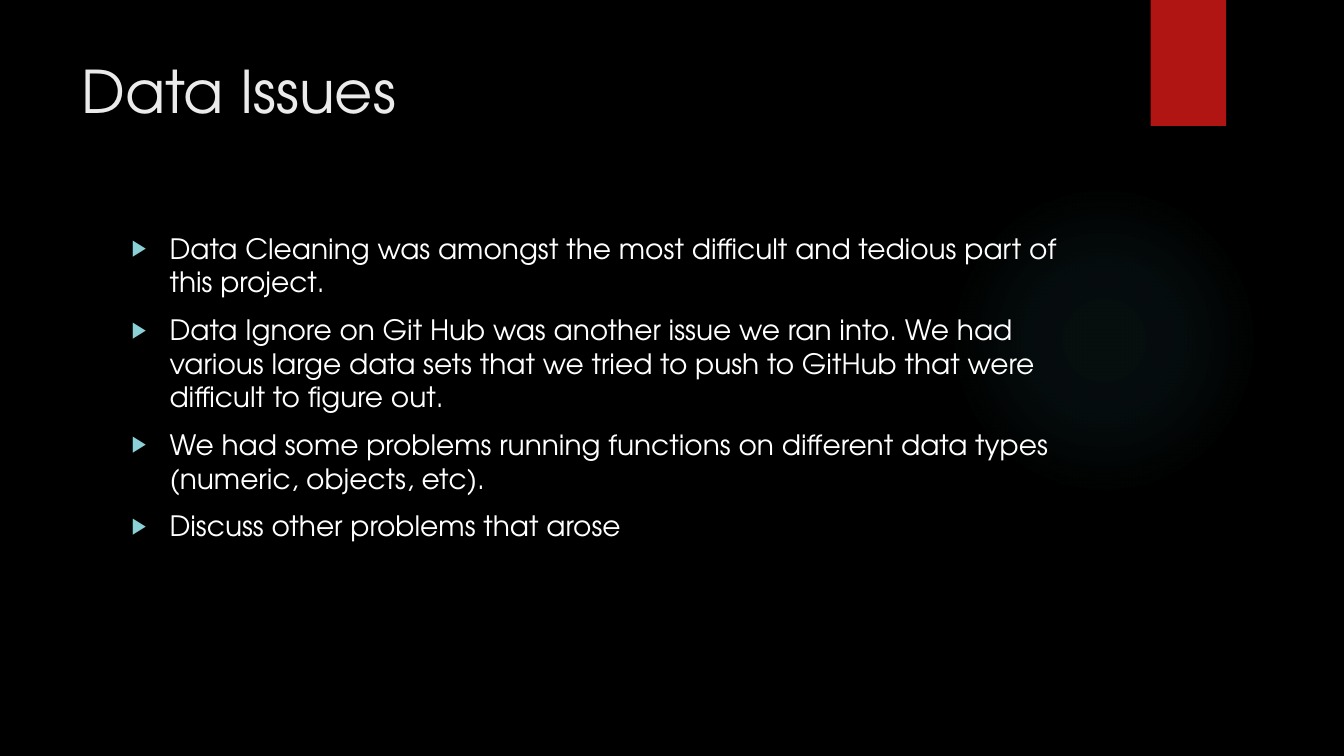
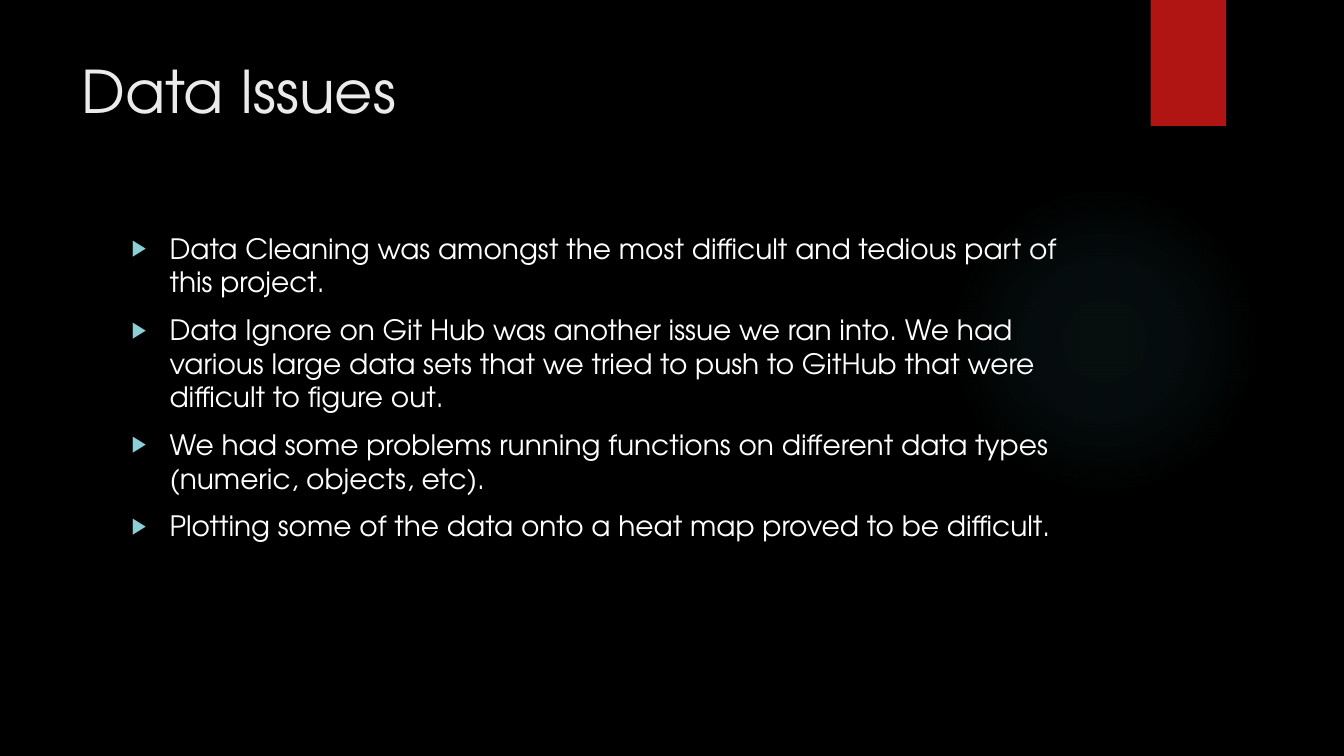
Before and after one commit to GregPoppe/opioid_project, a slide deck: slide 7 of Opioid_Crisis.pptx. Drawn at 1344x756 pixels with LibreOffice and Linux fonts; fonts in the diff are those of the drawing; background and template pictures are left out. Boxes give left, top, right and bottom in pixels: in the first picture for what was removed or moved away, otherwise in the second. Text is boxed around its words. In the diff, an @@ line names an element or a change of style, - is before the commit and + after.

```diff
--- a/Opioid_Crisis.pptx
+++ b/Opioid_Crisis.pptx
@@ text at bbox=[170, 515, 1050, 542]: text changed @@
-▶ Discuss other problems that arose
+▶ Plotting some of the data onto a heat map proved to be difficult.
```
Also in this commit, not shown: 8 other slides changed, 21 slides added, 6 slides removed.
